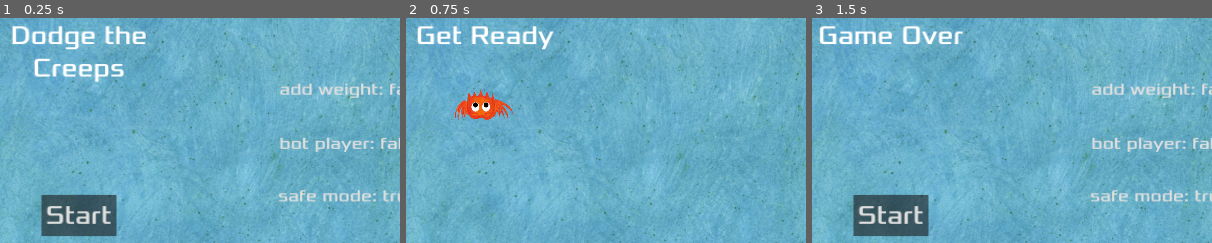
Above: before the commit, frames 1-3 (left to right).
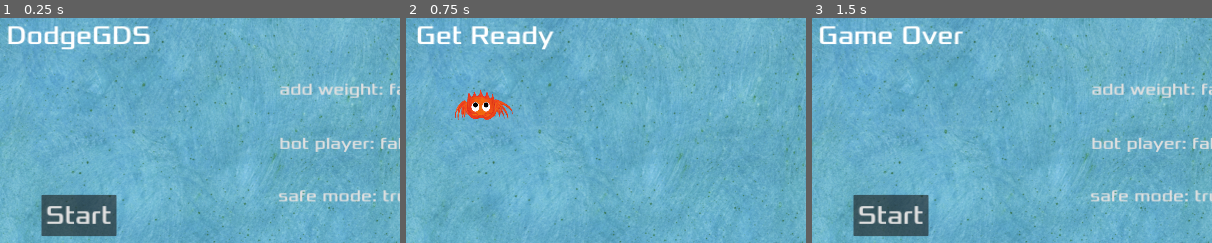
Above: after the commit, the same moments.

Repository: franziskusz/dodge-gds
Game: Godot game, scene res://Main.tscn
The game is run twice, just before and just after one commit, with the same random seed, the same clock (stepped at 60 frames per second) and the same inputs.
Inputs:
- Up to frame 1 (0.25 s): no input
- Up to frame 2 (0.75 s): click "Start" at 0.5 s
- Up to frame 3 (1.5 s): click "Stop" at 1.25 s
The pictures show only the part of the screen within x 40-90%, y 42-92%; the shares and areas given below are measured in that part.

The runs differ from the first frame. In frame 1, 2.7% of the frame differs, in the area x 2-38%, y 3-29%; in frame 2, nothing differs; in frame 3, nothing differs.

Commit message:
edit readme

Diff:
--- a/HUD.tscn
+++ b/HUD.tscn
@@ -68,8 +68,7 @@
 grow_vertical = 2
 theme_override_fonts/font = ExtResource("1_poxll")
 theme_override_font_sizes/font_size = 60
-text = "Dodge the
-Creeps"
+text = "DodgeGDS"
 horizontal_alignment = 1
 
 [node name="StartButton" type="Button" parent="."]
Binary file removed: screenshots/dodge.png
Binary file added: screenshots/dodgegds_main.jpg
Binary file added: screenshots/dodgegds_run.jpg
Not shown, changed: README.md
